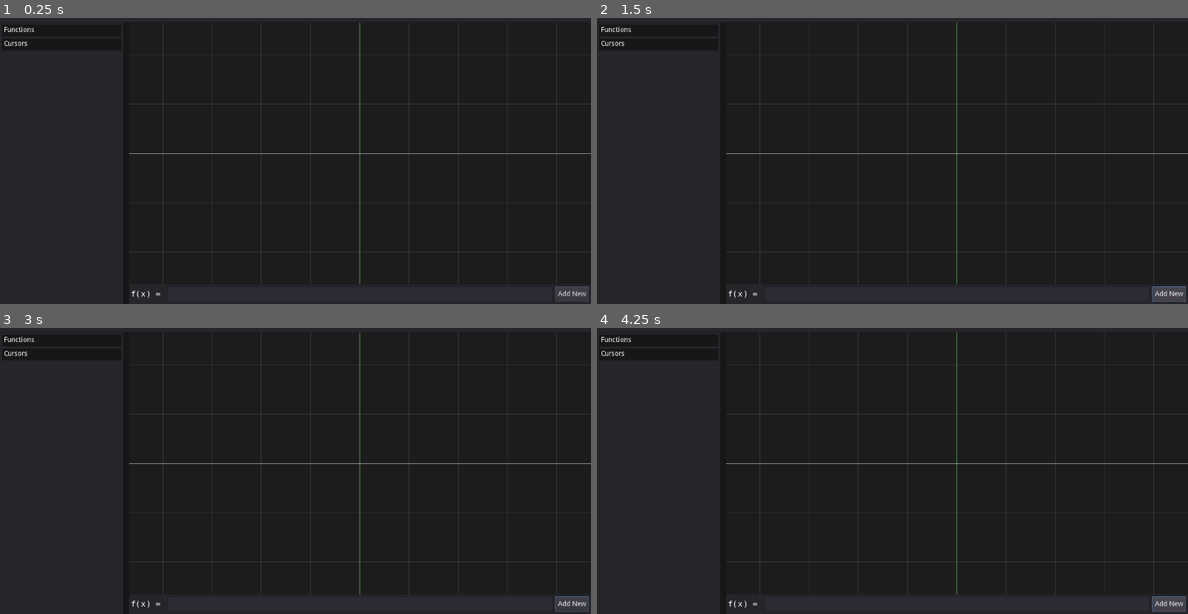
Above: before the commit, frames 1-4 (two rows, left to right).
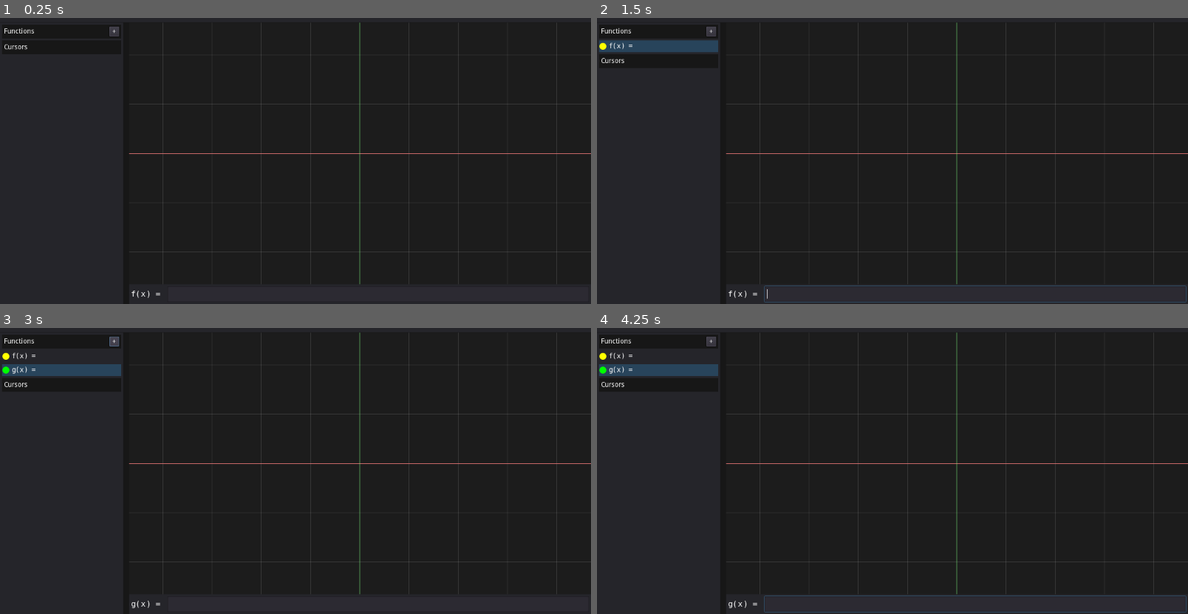
Above: after the commit, the same moments.

Repository: Zylann/godot_grapher
Game: Godot game, scene res://main.tscn
Same seed, same stepped clock (60 frames per second), same inputs: the game is played once before the commit and once after it.
Inputs (mouse positions are in pixels of both pictures, inside the frame that each line leads up to):
- Up to frame 1 (0.25 s): no input
- Up to frame 2 (1.5 s): click (709, 32) at 0.5 s, where only the run after the commit has a clickable "+"; click (1170, 295) at 1.25 s, where only the run before the commit has a clickable "Add New"
- Up to frame 3 (3 s): click (573, 605) at 2 s, where only the run before the commit has a clickable "Add New"; click (112, 342) at 2.75 s, where only the run after the commit has a clickable "+"
- Up to frame 4 (4.25 s): click (1170, 605) at 3.5 s, where only the run before the commit has a clickable "Add New"

The runs differ from the first frame. In frame 1, 0.3% of the frame differs, in the area x 0-100%, y 2-100%; in frame 2, 1.7%; in frame 3, 1.2%; in frame 4, 1.8%.

Commit message:
Allow to create multiple functions

Diff:
--- a/formula_edit.gd
+++ b/formula_edit.gd
@@ -3,6 +3,15 @@
 signal formula_entered(new_text)
 
 onready var _label = $HB/Label
+onready var _line_edit = $HB/LineEdit
+
+
+func set_function_name(fname):
+	_label.text = str(fname, "(x) = ")
+
+
+func set_text(text):
+	_line_edit.text = text
 
 
 func _on_LineEdit_text_entered(new_text):
--- a/function_item.gd
+++ b/function_item.gd
@@ -18,6 +18,7 @@
 
 
 func set_label(fname, formula):
+	_function_name = fname
 	_label.text = str(fname, "(x) = ", formula)
 
 
--- a/main.gd
+++ b/main.gd
@@ -2,8 +2,22 @@
 
 const ProjectData = preload("./project_data.gd")
 
+const _predefined_func_names = [
+	"f", "g", "h", "i", "j", "k", "l", "m", "n", "o", "p"
+]
+const _predefined_colors = [
+	Color(1, 1, 0),
+	Color(0, 1, 0),
+	Color(1, 0, 1),
+	Color(0, 1, 1),
+	Color(1, 0, 0),
+	Color(0.2, 0.4, 1),
+	Color(1.0, 0.5, 0),
+]
+
 onready var _outliner = $VB/HSplit/Outliner
 onready var _graph_view = $VB/HSplit/VBRight/Graph
+onready var _formula_edit = $VB/HSplit/VBRight/FormulaEdit
 
 
 var _project : ProjectData = null
@@ -16,14 +30,45 @@
 
 
 func _on_FormulaEdit_formula_entered(new_text):
-	var fname = "f"
+	var fname = _outliner.get_selected_function_name()
+	if fname == "":
+		fname = _predefined_func_names[0]
 	var f
 	if not _project.has_function(fname):
 		f = _project.create_function(fname)
 	else:
 		f = _project.get_function_by_name(fname)
-	f.name = fname
 	f.formula = new_text
 	f.error = f.expression.parse(f.formula, PoolStringArray(["x"]))
 	_outliner.update_list()
 	_graph_view.update()
+
+
+func _on_AddFunctionButton_pressed():
+	var fname = ""
+	for it_fname in _predefined_func_names:
+		if not _project.has_function(it_fname):
+			fname = it_fname
+			break
+	if fname == "":
+		# TODO Ask for function name
+		print("No function name available")
+		return
+	var color
+	var color_index = _project.get_function_count()
+	if color_index < len(_predefined_colors):
+		color = _predefined_colors[color_index]
+	else:
+		# TODO Distance based color selection
+		color = Color(randf(), randf(), randf())
+	var f = _project.create_function(fname)
+	f.color = color
+	_outliner.update_list()
+	_outliner.select_function(fname, true)
+	_graph_view.update()
+
+
+func _on_Outliner_function_selected(fname):
+	var f = _project.get_function_by_name(fname)
+	_formula_edit.set_function_name(fname)
+	_formula_edit.set_text(f.formula)
--- a/main.tscn
+++ b/main.tscn
@@ -72,36 +72,62 @@
 
 [node name="Functions" type="ColorRect" parent="VB/HSplit/Outliner/VB"]
 margin_right = 242.0
-margin_bottom = 24.0
-rect_min_size = Vector2( 0, 24 )
+margin_bottom = 28.0
+rect_min_size = Vector2( 0, 28 )
 color = Color( 0.0901961, 0.0901961, 0.0901961, 1 )
 
-[node name="Label" type="Label" parent="VB/HSplit/Outliner/VB/Functions"]
+[node name="HB" type="HBoxContainer" parent="VB/HSplit/Outliner/VB/Functions"]
 anchor_right = 1.0
 anchor_bottom = 1.0
 margin_left = 4.0
 margin_top = 4.0
 margin_right = -4.0
 margin_bottom = -4.0
+__meta__ = {
+"_edit_use_anchors_": false
+}
+
+[node name="Label" type="Label" parent="VB/HSplit/Outliner/VB/Functions/HB"]
+margin_top = 3.0
+margin_right = 210.0
+margin_bottom = 17.0
+size_flags_horizontal = 3
 text = "Functions"
 __meta__ = {
 "_edit_use_anchors_": false
 }
 
+[node name="AddFunctionButton" type="Button" parent="VB/HSplit/Outliner/VB/Functions/HB"]
+margin_left = 214.0
+margin_right = 234.0
+margin_bottom = 20.0
+text = "+"
+__meta__ = {
+"_edit_use_anchors_": false
+}
+
 [node name="Cursors" type="ColorRect" parent="VB/HSplit/Outliner/VB"]
-margin_top = 28.0
+margin_top = 32.0
 margin_right = 242.0
-margin_bottom = 52.0
-rect_min_size = Vector2( 0, 24 )
+margin_bottom = 60.0
+rect_min_size = Vector2( 0, 28 )
 color = Color( 0.0901961, 0.0901961, 0.0901961, 1 )
 
-[node name="Label" type="Label" parent="VB/HSplit/Outliner/VB/Cursors"]
+[node name="HB" type="HBoxContainer" parent="VB/HSplit/Outliner/VB/Cursors"]
 anchor_right = 1.0
 anchor_bottom = 1.0
 margin_left = 4.0
 margin_top = 4.0
 margin_right = -4.0
 margin_bottom = -4.0
+__meta__ = {
+"_edit_use_anchors_": false
+}
+
+[node name="Label" type="Label" parent="VB/HSplit/Outliner/VB/Cursors/HB"]
+margin_top = 3.0
+margin_right = 48.0
+margin_bottom = 17.0
 text = "Cursors"
 __meta__ = {
 "_edit_use_anchors_": false
@@ -148,18 +174,15 @@
 
 [node name="LineEdit" type="LineEdit" parent="VB/HSplit/VBRight/FormulaEdit/HB"]
 margin_left = 74.0
-margin_right = 857.0
+margin_right = 930.0
 margin_bottom = 32.0
 size_flags_horizontal = 3
 custom_fonts/font = ExtResource( 2 )
+caret_blink = true
 __meta__ = {
 "_edit_use_anchors_": false
 }
-
-[node name="Button" type="Button" parent="VB/HSplit/VBRight/FormulaEdit/HB"]
-margin_left = 861.0
-margin_right = 930.0
-margin_bottom = 32.0
-text = "Add New"
+[connection signal="function_selected" from="VB/HSplit/Outliner" to="." method="_on_Outliner_function_selected"]
+[connection signal="pressed" from="VB/HSplit/Outliner/VB/Functions/HB/AddFunctionButton" to="." method="_on_AddFunctionButton_pressed"]
 [connection signal="formula_entered" from="VB/HSplit/VBRight/FormulaEdit" to="." method="_on_FormulaEdit_formula_entered"]
 [connection signal="text_entered" from="VB/HSplit/VBRight/FormulaEdit/HB/LineEdit" to="VB/HSplit/VBRight/FormulaEdit" method="_on_LineEdit_text_entered"]
--- a/project_data.gd
+++ b/project_data.gd
@@ -28,6 +28,10 @@
 	return _functions.values()
 
 
+func get_function_count():
+	return len(_functions)
+
+
 func get_function_by_name(fname):
 	return _functions[fname]
 
